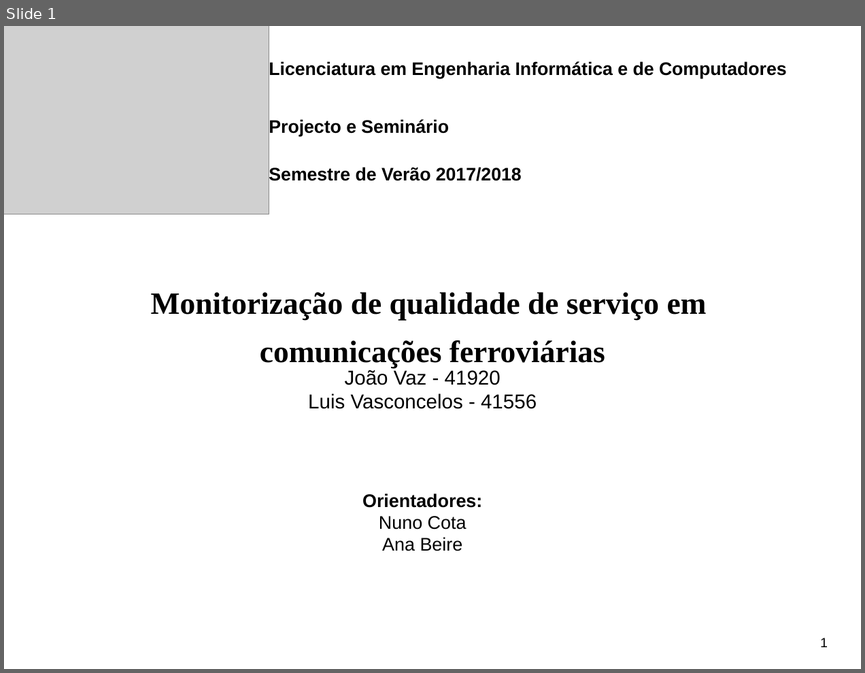
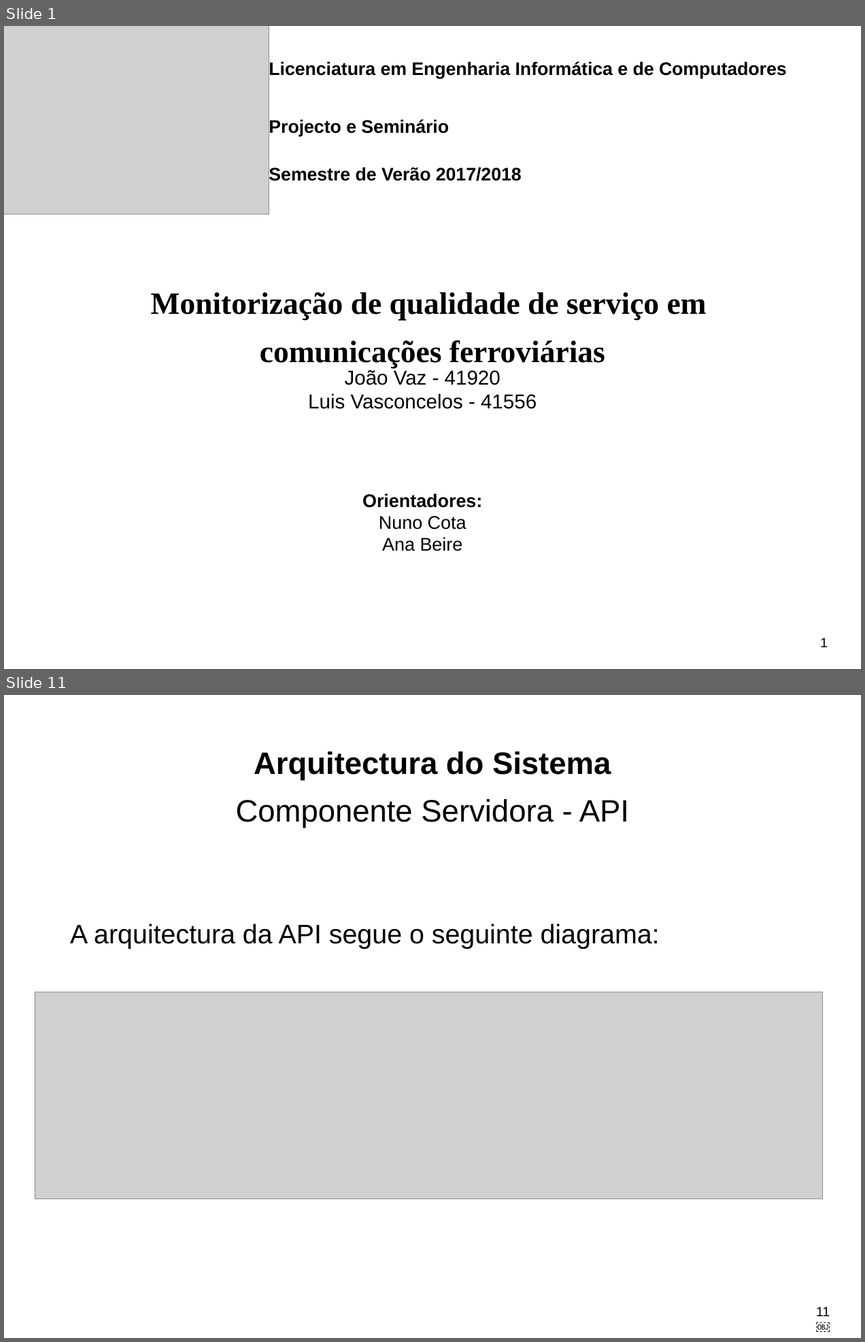
Before and after one commit to LikaV1996/ProjectoFinaldeCurso, a slide deck: AppFinalDeProjecto.pptx. Shown one above the other, each under a label of ours: slide 1 before the commit, slides 1 and 11 after it; the slides between them are not shown. The pictures are 865x673 and 865x1342 pixels, drawn with LibreOffice and Linux fonts; fonts in the diff are those of the drawing; grey boxes stand for pictures. Boxes give left, top, right and bottom in pixels: in the first picture for what was removed or moved away, otherwise in the second. Text is boxed around its words. In the diff, an @@ line names an element or a change of style, - is before the commit and + after.

```diff
--- a/AppFinalDeProjecto.pptx
+++ b/AppFinalDeProjecto.pptx
@@ slide 11 added at (4, 695, 861, 1338), background #FFFFFF @@
@@ title added at (236, 751, 629, 828), 37 pt, text #000000 @@
+Arquitectura do Sistema
+Componente Servidora - API
@@ text added at (70, 923, 660, 949), 32 pt, text #000000 @@
+A arquitectura da API segue o seguinte diagrama:
@@ picture added at (35, 991, 823, 1198) @@
@@ page number added at (816, 1306, 830, 1316), 16 pt, text #000000 @@
+11￼
```
Also in this commit, not shown: 7 slides changed, 8 other slides added, 4 slides removed, 4 other files.
